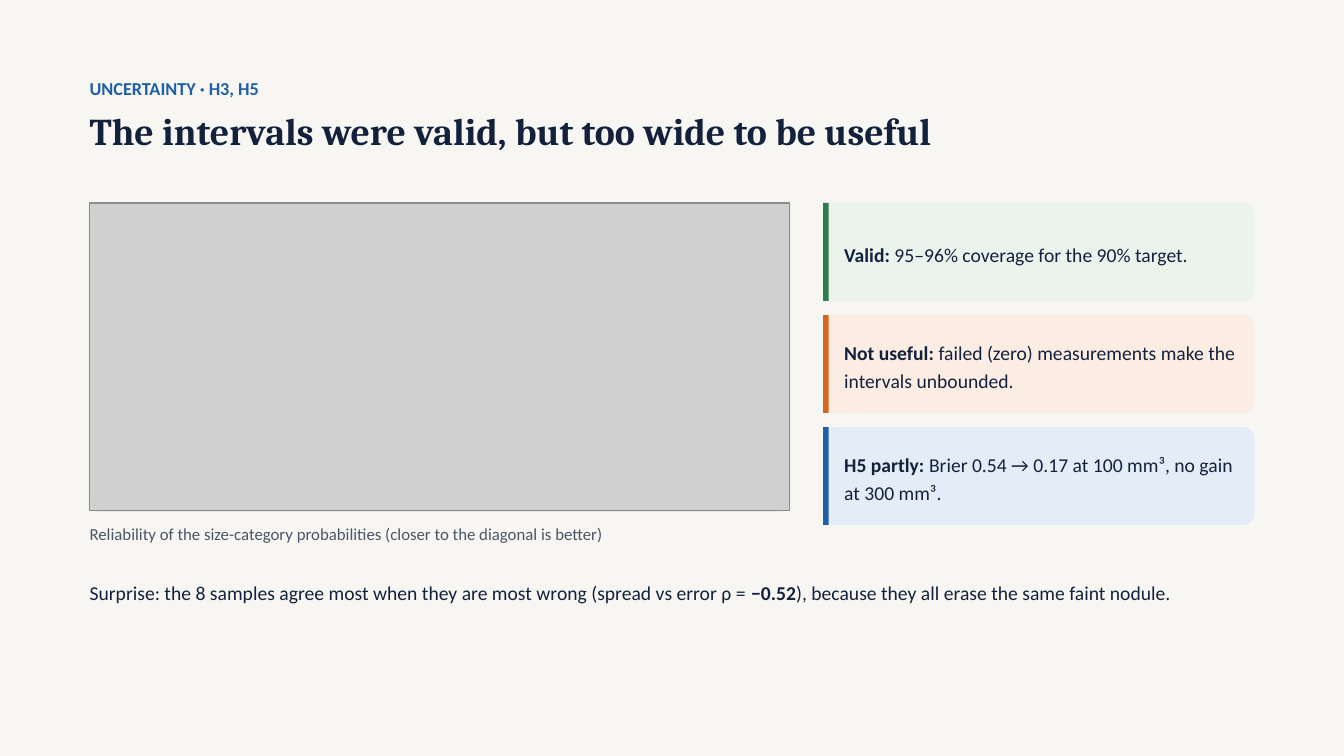
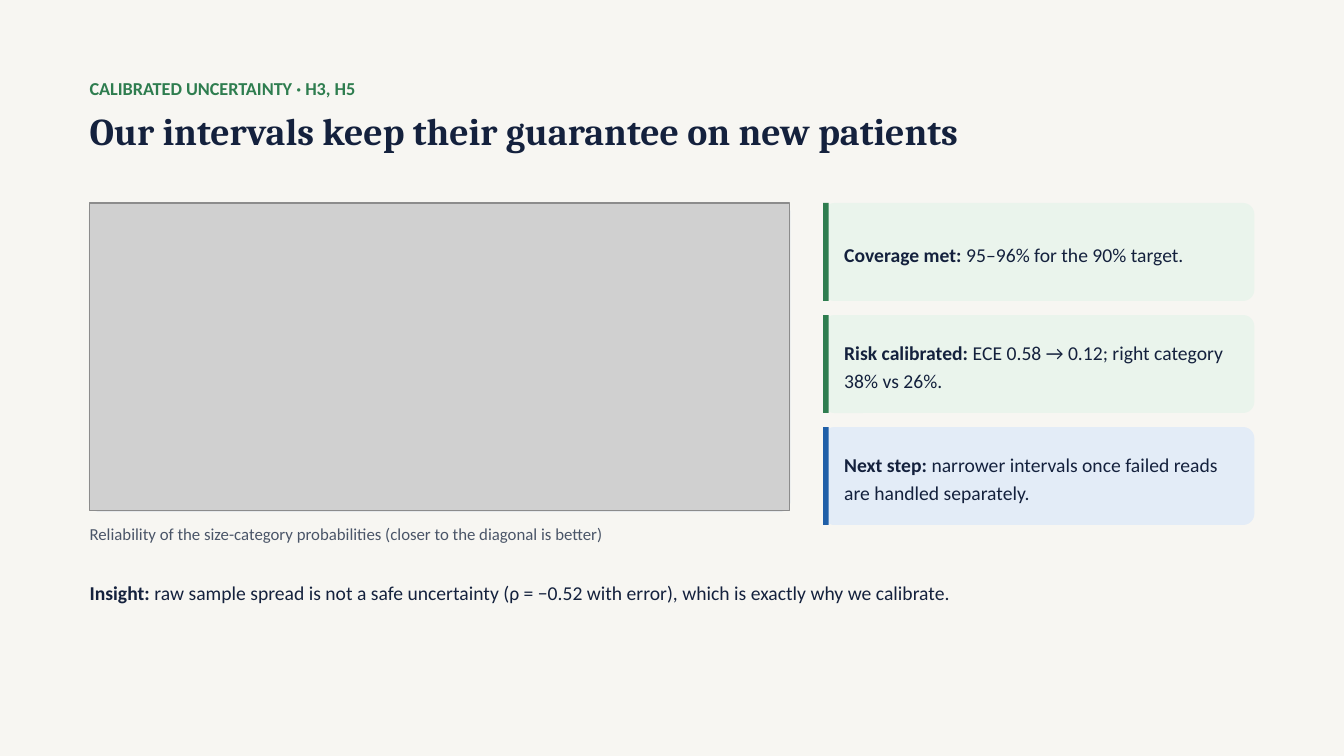
Before and after one commit to tcsquanta/medlift3d, a slide deck: slide 14 of report/MedLift3D_Defense.pptx (slide 15 before the commit). Drawn at 1344x756 pixels with LibreOffice and Linux fonts; fonts in the diff are those of the drawing; grey boxes stand for pictures. Boxes give left, top, right and bottom in pixels: in the first picture for what was removed or moved away, otherwise in the second. Text is boxed around its words. In the diff, an @@ line names an element or a change of style, - is before the commit and + after.

```diff
--- a/report/MedLift3D_Defense.pptx
+++ b/report/MedLift3D_Defense.pptx
@@ text at bbox=[90, 83, 356, 98]: text changed; text colour #1F5FA8 to #2E7D4F @@
-UNCERTAINTY · H3, H5
+CALIBRATED UNCERTAINTY · H3, H5
@@ text at bbox=[90, 118, 958, 153]: text changed @@
-The intervals were valid, but too wide to be useful
+Our intervals keep their guarantee on new patients
@@ text at bbox=[844, 248, 1184, 266]: text changed @@
-Valid: 95–96% coverage for the 90% target.
+Coverage met: 95–96% for the 90% target.
@@ rounded rectangle at bbox=[824, 315, 1255, 412]: fill #FBEDE3 to #EAF4EC @@
@@ rectangle at bbox=[824, 315, 830, 412]: fill #D9661F to #2E7D4F @@
@@ text at bbox=[844, 346, 1223, 388]: text changed @@
-Not useful: failed (zero) measurements make the intervals unbounded.
+Risk calibrated: ECE 0.58 → 0.12; right category 38% vs 26%.
@@ text at bbox=[844, 458, 1218, 503]: text changed @@
-H5 partly: Brier 0.54 → 0.17 at 100 mm³, no gain at 300 mm³.
+Next step: narrower intervals once failed reads are handled separately.
@@ text at bbox=[90, 586, 950, 604]: text changed @@
-Surprise: the 8 samples agree most when they are most wrong (spread vs error ρ = −0.52), because they all erase the same faint nodule.
+Insight: raw sample spread is not a safe uncertainty (ρ = −0.52 with error), which is exactly why we calibrate.
```
Also in this commit, not shown: 6 other slides changed, 1 slide added, 1 slide removed.
